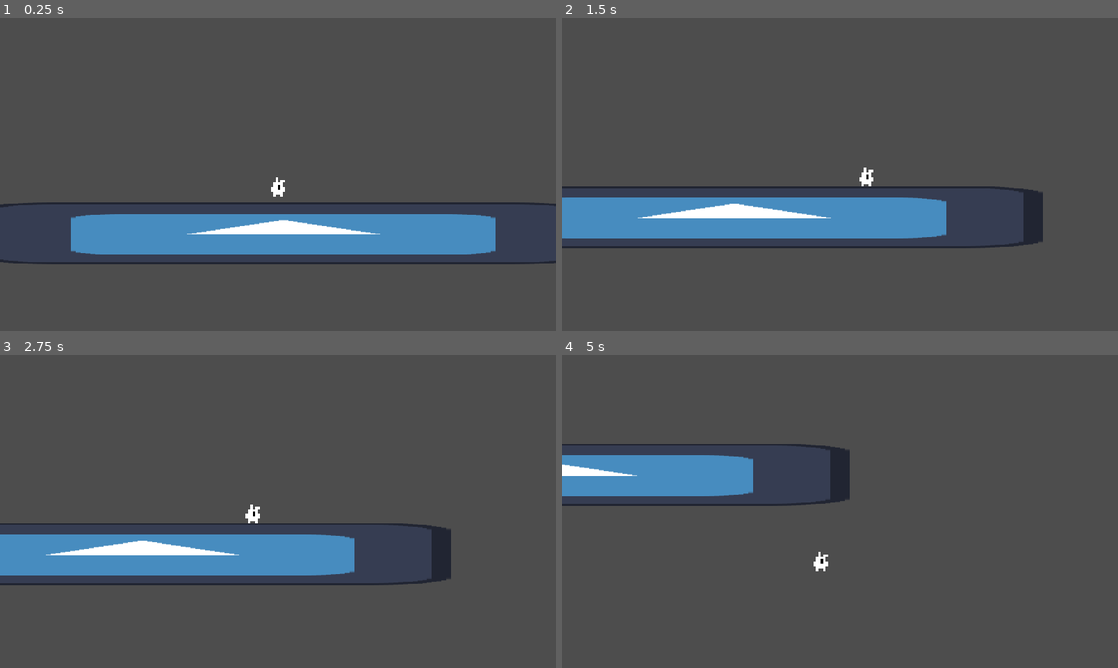
Above: before the commit, frames 1-4 (two rows, left to right).
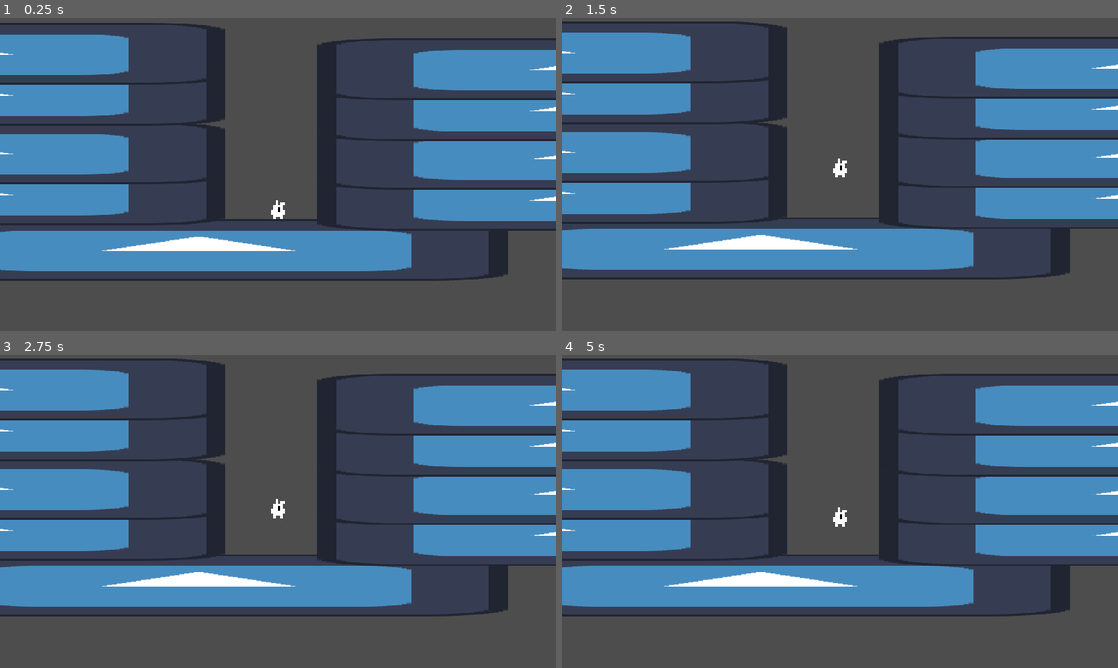
Above: after the commit, the same moments.

Repository: pikofio/TheWayOfWaz
Game: Godot game, scene res://scenes/main.tscn
Same seed, same stepped clock (60 frames per second), same inputs: the game is played once before the commit and once after it. The engine's default icon, where the game draws it, is replaced by a stand-in: a white triangle on a blue panel in a dark square.
Inputs:
- Up to frame 1 (0.25 s): no input
- Up to frame 2 (1.5 s): hold Ctrl (hold_on_wall, bound only after the commit) 0.53-1.28 s; hold Right (ui_right) from 0.53 s (still down); tap Space (move_jump, bound only after the commit) at 0.77, 0.8, 1.07, 1.35 s
- Up to frame 3 (2.75 s): tap Space (move_jump, bound only after the commit) at 1.52, 1.82, 2.3 s; tap Ctrl (hold_on_wall, bound only after the commit) at 1.55 s; release Right (ui_right) at 2.03 s; hold Left (ui_left) from 2.03 s (still down); hold Ctrl (hold_on_wall, bound only after the commit) from 2.03 s (still down)
- Up to frame 4 (5 s): release Left (ui_left) at 2.78 s; release Ctrl (hold_on_wall, bound only after the commit) at 2.78 s; hold Right (ui_right) 2.78-4.28 s; tap Ctrl (hold_on_wall, bound only after the commit) at 2.85, 4.35 s; tap Space (move_jump, bound only after the commit) at 3.02, 3.32, 3.6, 3.77, 4.07, 4.52, 4.82 s; hold Left (ui_left) from 4.28 s (still down)

The runs differ from the first frame. In frame 1, 41% of the frame differs, in the area x 0-100%, y 1-84%; in frame 2, 42%; in frame 3, 41%; in frame 4, 41%.

Commit message:
created physics controller for player

Diff:
--- a/project.godot
+++ b/project.godot
@@ -28,6 +28,39 @@
 
 enabled=PackedStringArray("res://addons/nklbdev.aseprite_importers/plugin.cfg")
 
+[input]
+
+move_right={
+"deadzone": 0.5,
+"events": [Object(InputEventKey,"resource_local_to_scene":false,"resource_name":"","device":-1,"window_id":0,"alt_pressed":false,"shift_pressed":false,"ctrl_pressed":false,"meta_pressed":false,"pressed":false,"keycode":0,"physical_keycode":68,"key_label":0,"unicode":100,"echo":false,"script":null)
+]
+}
+move_left={
+"deadzone": 0.5,
+"events": [Object(InputEventKey,"resource_local_to_scene":false,"resource_name":"","device":-1,"window_id":0,"alt_pressed":false,"shift_pressed":false,"ctrl_pressed":false,"meta_pressed":false,"pressed":false,"keycode":0,"physical_keycode":65,"key_label":0,"unicode":97,"echo":false,"script":null)
+]
+}
+move_jump={
+"deadzone": 0.5,
+"events": [Object(InputEventKey,"resource_local_to_scene":false,"resource_name":"","device":-1,"window_id":0,"alt_pressed":false,"shift_pressed":false,"ctrl_pressed":false,"meta_pressed":false,"pressed":false,"keycode":0,"physical_keycode":32,"key_label":0,"unicode":32,"echo":false,"script":null)
+]
+}
+hold_on_wall={
+"deadzone": 0.5,
+"events": [Object(InputEventKey,"resource_local_to_scene":false,"resource_name":"","device":-1,"window_id":0,"alt_pressed":false,"shift_pressed":false,"ctrl_pressed":false,"meta_pressed":false,"pressed":false,"keycode":0,"physical_keycode":4194326,"key_label":0,"unicode":0,"echo":false,"script":null)
+]
+}
+move_dash={
+"deadzone": 0.5,
+"events": [Object(InputEventKey,"resource_local_to_scene":false,"resource_name":"","device":-1,"window_id":0,"alt_pressed":false,"shift_pressed":false,"ctrl_pressed":false,"meta_pressed":false,"pressed":false,"keycode":0,"physical_keycode":4194325,"key_label":0,"unicode":0,"echo":false,"script":null)
+]
+}
+move_down={
+"deadzone": 0.5,
+"events": [Object(InputEventKey,"resource_local_to_scene":false,"resource_name":"","device":-1,"window_id":0,"alt_pressed":false,"shift_pressed":false,"ctrl_pressed":false,"meta_pressed":false,"pressed":false,"keycode":0,"physical_keycode":83,"key_label":0,"unicode":115,"echo":false,"script":null)
+]
+}
+
 [rendering]
 
 textures/canvas_textures/default_texture_filter=0
--- /dev/null
+++ b/scenes/PhysicsController.gd
@@ -0,0 +1,129 @@
+extends Node2D
+
+
+#variables for physic behavior
+var speed = 400
+var acceleration = speed + 0.5 * speed
+var jump_force = 800
+var gravity = 50
+var phys_weight_x = 0.2
+
+
+
+#other variables which are not states but are needed
+var wall_face := Vector2.ZERO
+var velocity := Vector2.ZERO
+var mv_input := Vector2.ZERO
+var mv_dir : int
+var jump_current : int
+var jump_max = 1
+
+
+
+#IMPORTANT STATES!! so nodes can behave ;)
+var IS_MOVING : bool
+var IS_JUMPING : bool
+var IS_ON_GROUND : bool
+var IS_ON_WALL : bool
+var IS_HOLDING_ON_WALL : bool
+var BLOCK_INPUT := Vector2i.ZERO
+
+#IS KEY (BEING)PRESSED
+var IS_PRESSED_JUMP_BTN : bool #will work on function so pressing jump will be registered for a little longer
+
+
+
+#get parent node
+@onready var parent : Node = get_parent()
+
+
+func _physics_process(delta):
+	#update check states
+	update_states()
+
+
+
+#####VERTICAL MOVEMENT#####
+
+	#this is gravity!
+	if not IS_ON_GROUND:
+		velocity.y += gravity
+	if IS_ON_GROUND:
+		IS_JUMPING = false
+		velocity.y = 0
+		jump_current = 0
+		#vertical velocity handler JUMP
+		if !BLOCK_INPUT.y:
+			if Input.is_action_just_pressed("move_jump"):
+				IS_JUMPING = true
+				jump()
+
+
+
+####HORIZONTAL MOVEMENT####
+
+	#gets horizontal input from Input Map
+	mv_input.x = Input.get_axis("move_left","move_right")
+
+
+	#horizontal velocity handler
+	if !BLOCK_INPUT.x:
+		check_for_horizontal_input()
+		#handles only input movement
+		if mv_input.x != 0:
+			velocity.x = lerp(velocity.x,mv_input.x * acceleration,phys_weight_x)
+		if mv_input.x == 0:
+			velocity.x = lerp(velocity.x,.0,phys_weight_x)
+
+
+####WALL INTERACTIONS####
+	if IS_ON_WALL:
+		if Input.is_action_pressed("hold_on_wall"):
+			IS_HOLDING_ON_WALL = true
+			BLOCK_INPUT.x = true
+			velocity = Vector2(0,0)
+		else:
+			if IS_HOLDING_ON_WALL:
+				BLOCK_INPUT.x = false
+
+		#wall jump
+		if !BLOCK_INPUT.y:
+			if Input.is_action_just_pressed("move_jump"):
+				IS_HOLDING_ON_WALL = false
+				BLOCK_INPUT.x = false
+				IS_JUMPING = true
+
+				velocity = Vector2(speed * wall_face.x,-jump_force)
+				IS_MOVING = true
+				#on wall jump: just fall down with no vertical velocity
+				if Input.is_action_pressed("move_down"):
+					velocity.y = 0
+
+
+
+	print_debug(IS_MOVING , IS_JUMPING)
+	#send velocity to KinematicBody2D
+	parent.velocity = velocity
+	parent.move_and_slide()
+
+
+
+func check_for_horizontal_input() -> void:
+	if mv_input.x != 0 and not IS_MOVING:
+		IS_MOVING = true
+	if mv_input.x == 0 and IS_MOVING:
+		IS_MOVING = false
+
+
+
+func update_states() -> void:
+	IS_ON_GROUND = parent.is_on_floor()
+	IS_ON_WALL = parent.is_on_wall()
+	wall_face = parent.get_wall_normal()
+
+
+
+func jump():
+	if jump_current < jump_max:
+		jump_current += 1
+		velocity.y = -jump_force
--- a/scenes/main.tscn
+++ b/scenes/main.tscn
@@ -4,7 +4,7 @@
 [ext_resource type="Texture2D" uid="uid://dpwirx7cvired" path="res://icon.svg" id="2_t74da"]
 
 [sub_resource type="RectangleShape2D" id="RectangleShape2D_ie27k"]
-size = Vector2(128, 73)
+size = Vector2(128.2, 128)
 
 [node name="Main" type="Node"]
 
@@ -12,7 +12,7 @@
 position = Vector2(543, 309)
 
 [node name="StaticBody2D" type="StaticBody2D" parent="."]
-position = Vector2(554, 443)
+position = Vector2(379, 466)
 scale = Vector2(10, 1)
 metadata/_edit_group_ = true
 
@@ -20,5 +20,101 @@
 texture = ExtResource("2_t74da")
 
 [node name="CollisionShape2D" type="CollisionShape2D" parent="StaticBody2D"]
-position = Vector2(1, -26.5)
+position = Vector2(0, 1)
 shape = SubResource("RectangleShape2D_ie27k")
+
+[node name="StaticBody2D2" type="StaticBody2D" parent="."]
+position = Vector2(1264, 362)
+scale = Vector2(10, 1)
+metadata/_edit_group_ = true
+
+[node name="Sprite2D" type="Sprite2D" parent="StaticBody2D2"]
+texture = ExtResource("2_t74da")
+
+[node name="CollisionShape2D" type="CollisionShape2D" parent="StaticBody2D2"]
+position = Vector2(0, 1)
+shape = SubResource("RectangleShape2D_ie27k")
+
+[node name="StaticBody2D3" type="StaticBody2D" parent="."]
+position = Vector2(1264, 277)
+scale = Vector2(10, 1)
+metadata/_edit_group_ = true
+
+[node name="Sprite2D" type="Sprite2D" parent="StaticBody2D3"]
+texture = ExtResource("2_t74da")
+
+[node name="CollisionShape2D" type="CollisionShape2D" parent="StaticBody2D3"]
+position = Vector2(0, 1)
+shape = SubResource("RectangleShape2D_ie27k")
+
+[node name="StaticBody2D4" type="StaticBody2D" parent="."]
+position = Vector2(-206, 351)
+scale = Vector2(10, 1)
+metadata/_edit_group_ = true
+
+[node name="Sprite2D" type="Sprite2D" parent="StaticBody2D4"]
+texture = ExtResource("2_t74da")
+
+[node name="CollisionShape2D" type="CollisionShape2D" parent="StaticBody2D4"]
+position = Vector2(0, 1)
+shape = SubResource("RectangleShape2D_ie27k")
+
+[node name="StaticBody2D5" type="StaticBody2D" parent="."]
+position = Vector2(-206, 266)
+scale = Vector2(10, 1)
+metadata/_edit_group_ = true
+
+[node name="Sprite2D" type="Sprite2D" parent="StaticBody2D5"]
+texture = ExtResource("2_t74da")
+
+[node name="CollisionShape2D" type="CollisionShape2D" parent="StaticBody2D5"]
+position = Vector2(0, 1)
+shape = SubResource("RectangleShape2D_ie27k")
+
+[node name="StaticBody2D6" type="StaticBody2D" parent="."]
+position = Vector2(1264, 177)
+scale = Vector2(10, 1)
+metadata/_edit_group_ = true
+
+[node name="Sprite2D" type="Sprite2D" parent="StaticBody2D6"]
+texture = ExtResource("2_t74da")
+
+[node name="CollisionShape2D" type="CollisionShape2D" parent="StaticBody2D6"]
+position = Vector2(0, 1)
+shape = SubResource("RectangleShape2D_ie27k")
+
+[node name="StaticBody2D7" type="StaticBody2D" parent="."]
+position = Vector2(1264, 92)
+scale = Vector2(10, 1)
+metadata/_edit_group_ = true
+
+[node name="Sprite2D" type="Sprite2D" parent="StaticBody2D7"]
+texture = ExtResource("2_t74da")
+
+[node name="CollisionShape2D" type="CollisionShape2D" parent="StaticBody2D7"]
+position = Vector2(0, 1)
+shape = SubResource("RectangleShape2D_ie27k")
+
+[node name="StaticBody2D8" type="StaticBody2D" parent="."]
+position = Vector2(-206, 145)
+scale = Vector2(10, 1)
+metadata/_edit_group_ = true
+
+[node name="Sprite2D" type="Sprite2D" parent="StaticBody2D8"]
+texture = ExtResource("2_t74da")
+
+[node name="CollisionShape2D" type="CollisionShape2D" parent="StaticBody2D8"]
+position = Vector2(0, 1)
+shape = SubResource("RectangleShape2D_ie27k")
+
+[node name="StaticBody2D9" type="StaticBody2D" parent="."]
+position = Vector2(-206, 60)
+scale = Vector2(10, 1)
+metadata/_edit_group_ = true
+
+[node name="Sprite2D" type="Sprite2D" parent="StaticBody2D9"]
+texture = ExtResource("2_t74da")
+
+[node name="CollisionShape2D" type="CollisionShape2D" parent="StaticBody2D9"]
+position = Vector2(0, 1)
+shape = SubResource("RectangleShape2D_ie27k")
--- a/scenes/player.gd
+++ b/scenes/player.gd
@@ -1,20 +1,10 @@
 extends CharacterBody2D
 
-var speed = 300
-var jump_speed = 50
-var gravity = 1000
-var mv_input = Vector2.ZERO
+@onready var ph_ctl = $PhysicsController
 # Called when the node enters the scene tree for the first time.
 func _ready():
 	pass
 
 # Called every frame. 'delta' is the elapsed time since the previous frame.
 func _physics_process(delta):
-	print_debug(mv_input,velocity)
-	velocity.y += gravity * delta
-
-	mv_input.x = Input.get_axis("ui_left","ui_right")
-
-	velocity.x = mv_input.x * speed
-
-	move_and_slide()
+	pass
--- a/scenes/player.tscn
+++ b/scenes/player.tscn
@@ -1,7 +1,8 @@
-[gd_scene load_steps=4 format=3 uid="uid://beug5sxr5414g"]
+[gd_scene load_steps=5 format=3 uid="uid://beug5sxr5414g"]
 
 [ext_resource type="Texture2D" uid="uid://7kwi5nac1nq5" path="res://assets/Player/player-white.png" id="1_g0w7s"]
 [ext_resource type="Script" path="res://scenes/player.gd" id="1_vplnv"]
+[ext_resource type="Script" path="res://scenes/PhysicsController.gd" id="2_olxd7"]
 
 [sub_resource type="RectangleShape2D" id="RectangleShape2D_cl25g"]
 size = Vector2(4, 6)
@@ -10,6 +11,10 @@
 scale = Vector2(5, 5)
 script = ExtResource("1_vplnv")
 metadata/_edit_group_ = true
+
+[node name="PhysicsController" type="Node2D" parent="."]
+scale = Vector2(1, 1)
+script = ExtResource("2_olxd7")
 
 [node name="Sprite2D" type="Sprite2D" parent="."]
 texture = ExtResource("1_g0w7s")
@@ -20,3 +25,4 @@
 
 [node name="Camera2D" type="Camera2D" parent="."]
 position_smoothing_enabled = true
+drag_vertical_enabled = true
